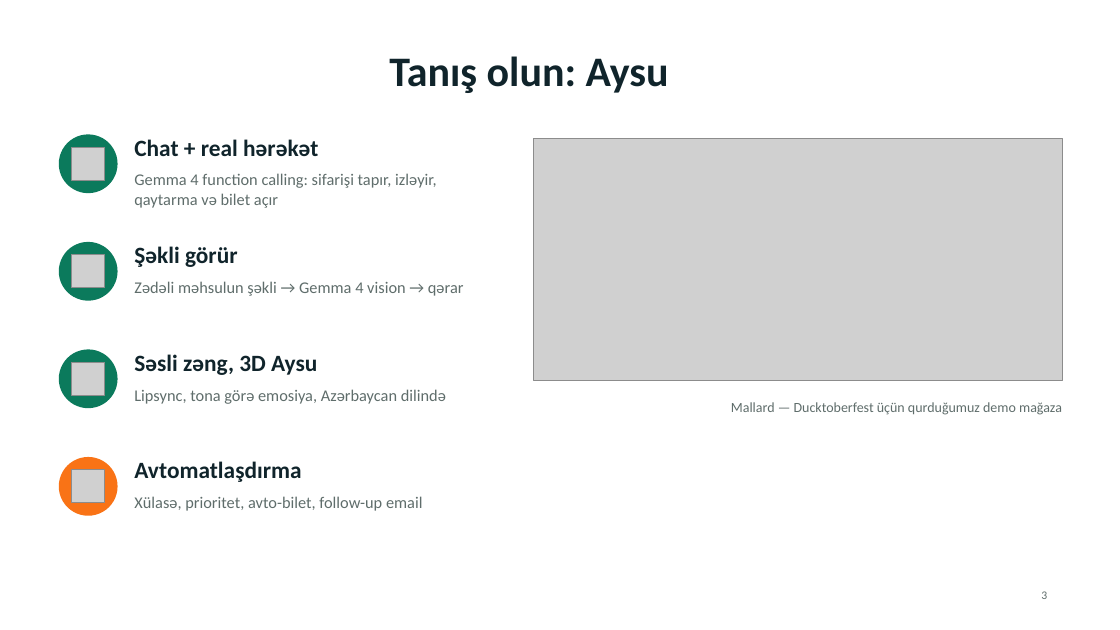
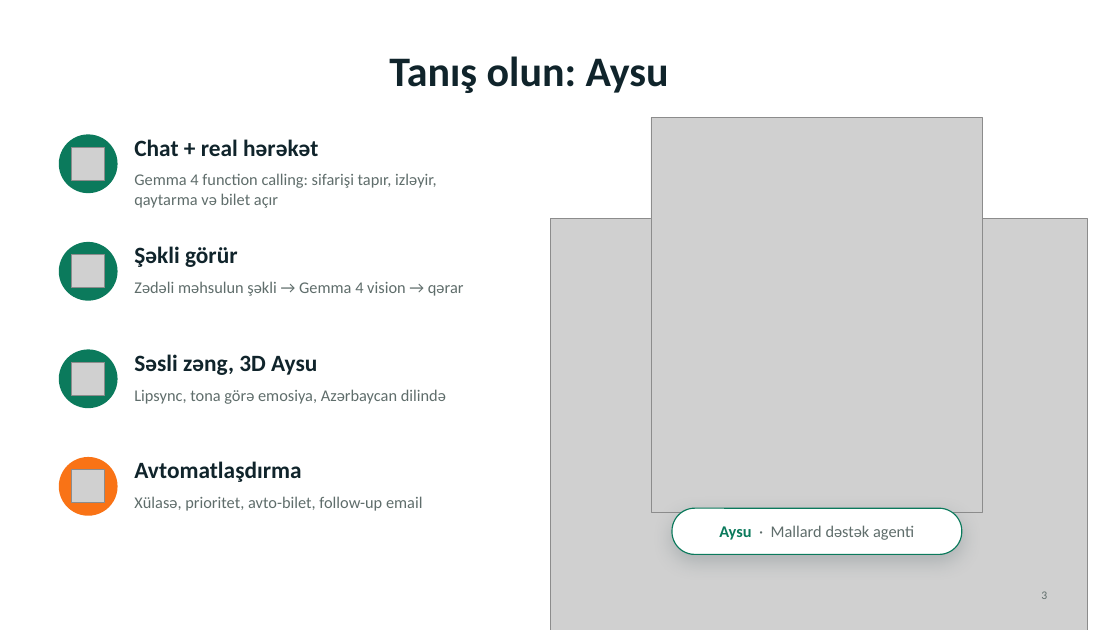
Before and after one commit to Ducktoberfest/team-Chill, a slide deck: slide 3 of deck/ChillDesk.pptx. Drawn at 1120x630 pixels with LibreOffice and Linux fonts; fonts in the diff are those of the drawing; grey boxes stand for pictures; background and template pictures are left out. Boxes give left, top, right and bottom in pixels: in the first picture for what was removed or moved away, otherwise in the second. Text is boxed around its words. In the diff, an @@ line names an element or a change of style, - is before the commit and + after.

```diff
--- a/deck/ChillDesk.pptx
+++ b/deck/ChillDesk.pptx
@@ picture added at (651, 118, 983, 513) @@
@@ picture: place and size @@
-picture at (534, 139, 1063, 381)
+picture at (550, 218, 1088, 630)
@@ text removed at (731, 402, 1062, 415) @@
-Mallard — Ducktoberfest üçün qurduğumuz demo mağaza
@@ rounded rectangle added at (672, 508, 962, 555), fill #FFFFFF, outline #0B7A5C 1 pt @@
@@ text added at (719, 525, 914, 540), 14 pt, text #5F6D6B @@
+Aysu · Mallard dəstək agenti
```
Also in this commit, not shown: 3 other slides changed, 11 other files.
